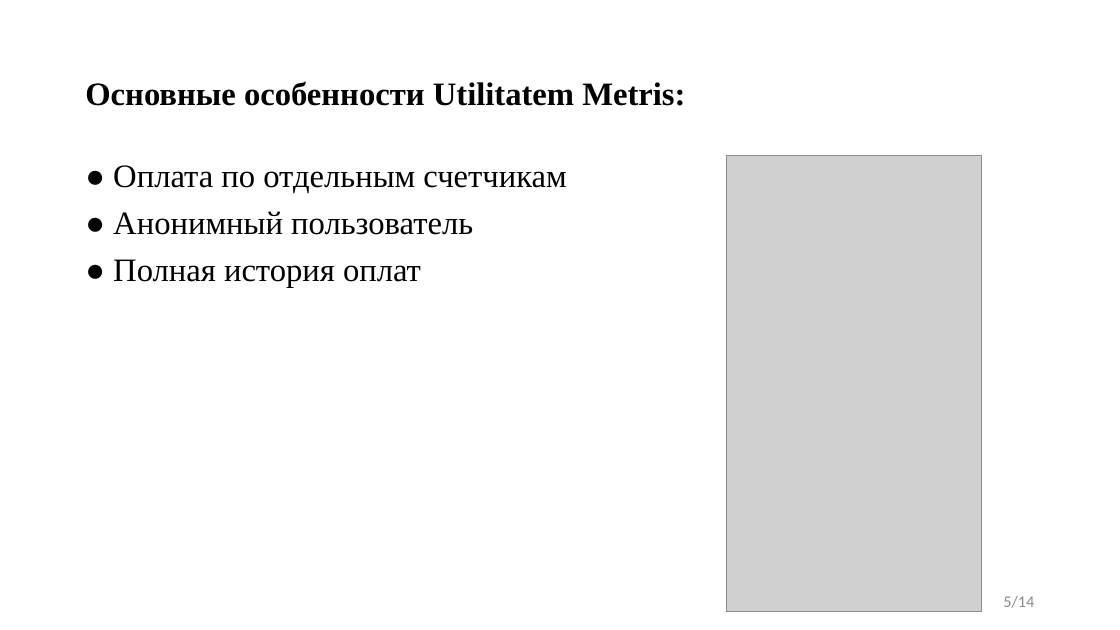
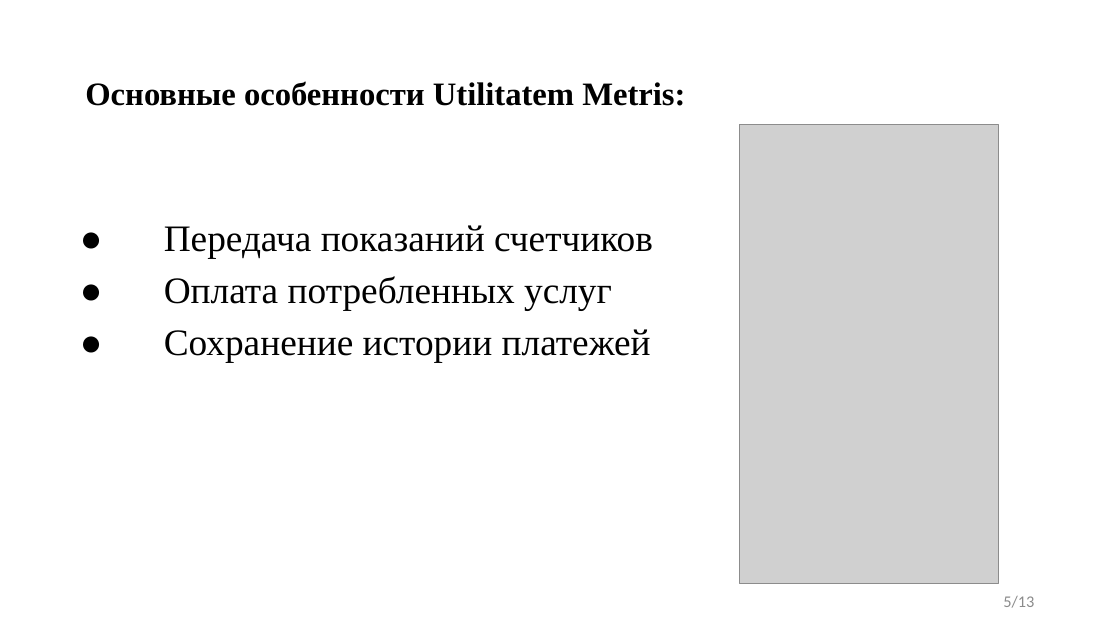
Before and after one commit to DenisBelashkov/UtilitatemMetris, a slide deck: slide 5 of Документация/Utilitatem Metris.pptx. Drawn at 1120x630 pixels with LibreOffice and Linux fonts; fonts in the diff are those of the drawing; grey boxes stand for pictures. Boxes give left, top, right and bottom in pixels: in the first picture for what was removed or moved away, otherwise in the second. Text is boxed around its words. In the diff, an @@ line names an element or a change of style, - is before the commit and + after.

```diff
--- a/Документация/Utilitatem Metris.pptx
+++ b/Документация/Utilitatem Metris.pptx
@@ picture: place and size @@
-picture at (727,155,982,612)
+picture at (740,124,999,584)
@@ text at (164,225,653,362): text changed; size 28 to 32 pt @@
-● Оплата по отдельным счетчикам
-● Анонимный пользователь
-● Полная история оплат
+● Передача показаний счетчиков
+● Оплата потребленных услуг
+● Сохранение истории платежей
@@ page number at (1003,596,1034,608): text changed @@
-5/14
+5/13
```
Also in this commit, not shown: 5 other slides changed, 3 slides added, 4 slides removed, 3 other files.
